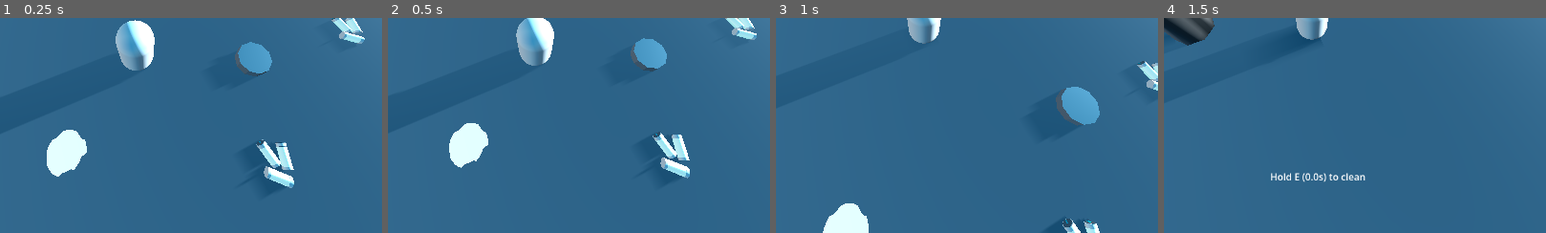
Above: before the commit, frames 1-4 (left to right).
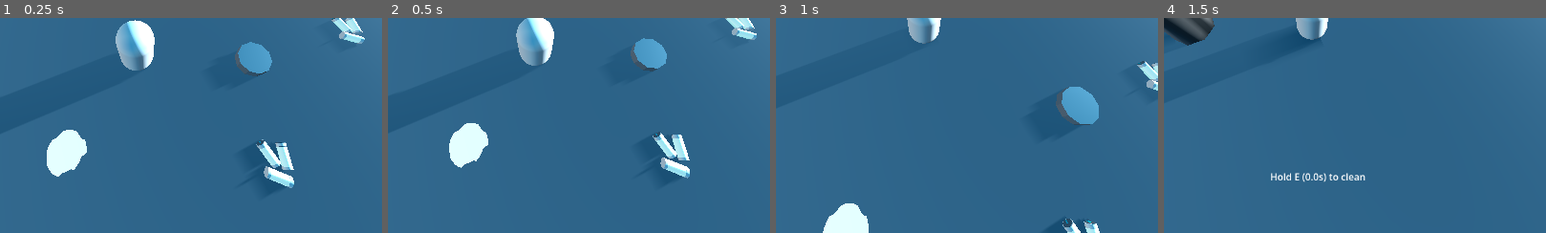
Above: after the commit, the same moments.

Repository: JustDavide/JanitorDemo
Game: Godot game, scene res://scenes/main.tscn
The game is run twice, just before and just after one commit, with the same random seed, the same clock (stepped at 60 frames per second) and the same inputs.
Inputs (mouse positions are % of the whole screen's width and height, from its top left):
- Up to frame 1 (0.25 s): no input
- Up to frame 2 (0.5 s): no input
- Up to frame 3 (1 s): move the mouse to (55, 50) at 0.52 s; hold W (Forwards) from 0.53 s (still down); hold E (Interact) from 0.53 s (still down)
- Up to frame 4 (1.5 s): keep holding W (Forwards); move the mouse to (45, 50) at 1.27 s; release E (Interact) at 1.28 s; click (45, 50) at 1.35 s
The pictures show only the part of the screen within x 31-81%, y 50-100%; the shares and areas given below are measured in that part.

Frames 1-2 are identical in both runs. In frame 3, less than 0.1% of the frame differs, in the area x 73-85%, y 32-51%; in frame 4, nothing differs.

Commit message:
fixed the roomba
finally

Diff:
--- a/scenes/roomba.gd
+++ b/scenes/roomba.gd
@@ -13,15 +13,16 @@
 func _physics_process(delta: float) -> void:
 	#print(global_position)
 	position.y=0.6
-	rotation=lerp(rotation,angle,0.1)
+	rotation.y = lerp_angle(rotation.y, angle.y, 0.1)
 	if state==2:
-		global_position=lerp(global_position,collide.position,0.01)
-		if abs(global_position-collide.position)<margin:
+		global_position=lerp(global_position,collide.global_position,0.01)
+		if global_position.distance_to(collide.global_position) < 1.5:
 			state = 1
 	pass
 
 
 func _on_timer_timeout() -> void:
+	angle.y = wrap(angle.y, 0.0, TAU)
 	if state==1:
 		angle.y+=1/(2*PI)
 		collide=$RayCast3D.get_collider()
@@ -29,9 +30,13 @@
 			collide=null
 		#print(collide)
 		if collide:
-			state = 2
+			if collide.get_parent().name=='Player':
+				pass
+			else:
+				state = 2
+			angle.y=rotation.y
 			last=collide
-			collide=collide.get_parent()
+			#collide=collide.get_parent()
 		else:state=1
 		pass
 	pass # Replace with function body.
